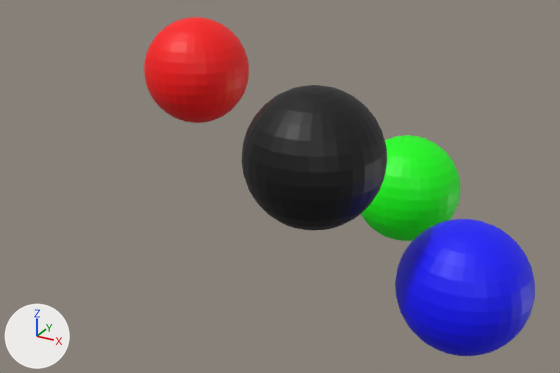
Renders of the COLLADA model balls.dae from each side of a commit.
Before and after are seen from a 50 mm lens placed at (2.2, -5.48, 2.47), pointed at (-0.71, -0.2, -0.17). Arrows for +X, +Y and +Z are at lower left; the lights stay in place.
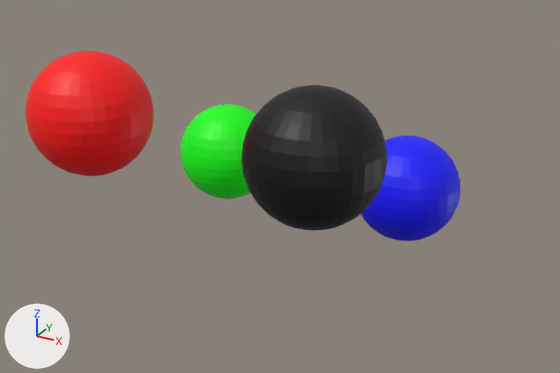
The newer file is also turned or shifted as a whole; pictures and numbers use the older file's frame.

Changed parts and their boxes (x1, y1, x2, y2) in the pictures (560 x 373 px):
```json
{"object": "Sphere.001", "change": "moved", "before": [395, 219, 535, 356], "after": [361, 135, 460, 241]}
{"object": "Sphere.003", "change": "moved", "before": [144, 17, 249, 123], "after": [26, 51, 154, 176]}
{"object": "Sphere", "change": "moved", "before": [361, 135, 460, 241], "after": [180, 104, 256, 199]}
```

Scene script edits in JSON lines:
```json
{"op": "set", "path": "ob_sphere.location", "old": "(0.0, 1.0, -0.5)", "new": "(-2.0, 1.0, -0.5)"}
{"op": "set", "path": "ob_sphere_001.location", "old": "(1.0, -0.5, -0.5)", "new": "(0.0, 1.0, -0.5)"}
{"op": "set", "path": "ob_sphere_003.location", "old": "(-2.0, 0.5, 0.5)", "new": "(-2.0, -1.0, 0.5)"}
```
